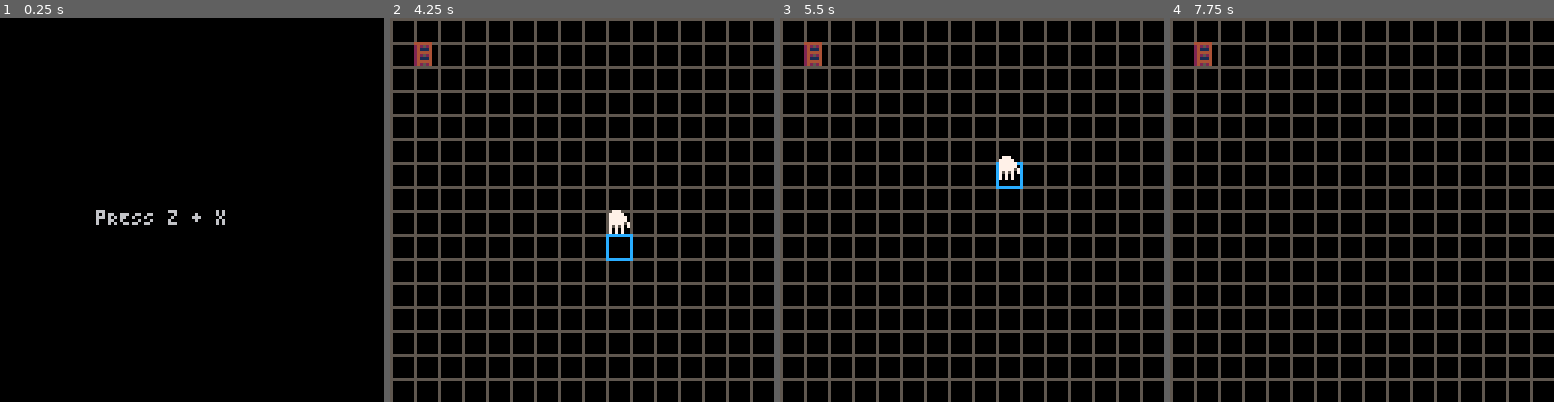
Above: before the commit, frames 1-4 (left to right).
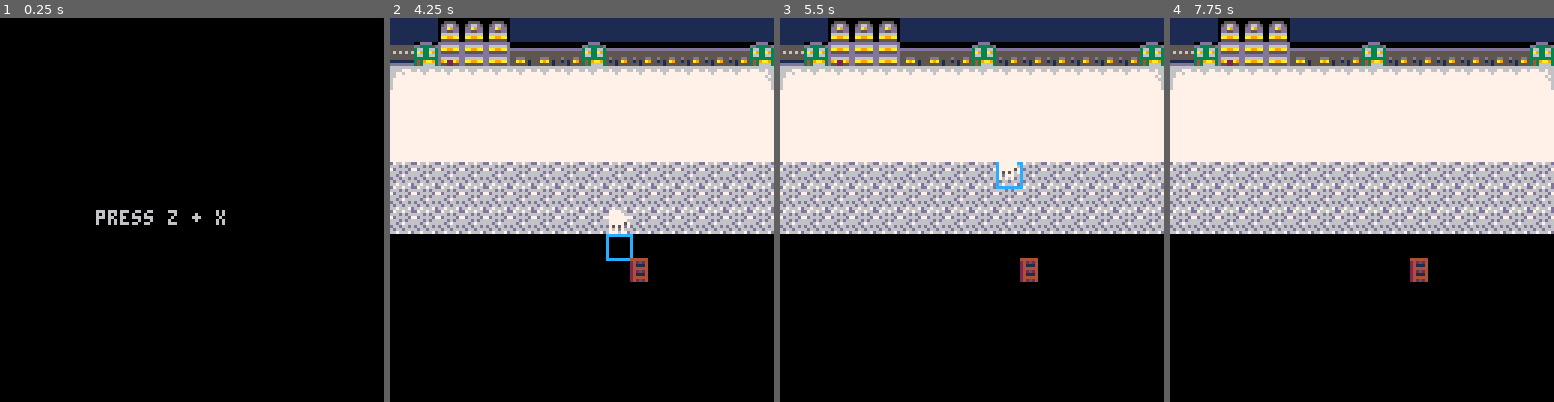
Above: after the commit, the same moments.

Repository: PabloReszczynski/GGJ2019
Game: PICO-8 cartridge ggj19.p8
Two runs of this game, one before a commit and one after it. Both use one fixed random seed, a clock stepped at 60 frames per second and the inputs below.
Inputs:
- Up to frame 1 (0.25 s): no input
- Up to frame 2 (4.25 s): tap X (X key) at 0.33, 1.07, 1.85, 2.97, 4.08 s; tap O (Z key) at 0.7, 1.7, 2.1, 2.5, 2.9, 3.3, 3.7, 4.1 s; hold Right 1.6-2.1 s; hold Up 2.15-2.42 s; hold Right 2.47-3.03 s; hold Left 3.08-3.58 s; hold Down 3.63-3.97 s; hold Right from 4.02 s (still down)
- Up to frame 3 (5.5 s): tap O (Z key) at 4.5, 4.9, 5.3 s; release Right at 4.68 s; hold Up 4.73-5.03 s; hold Left from 5.08 s (still down); tap X (X key) at 5.2 s
- Up to frame 4 (7.75 s): release Left at 5.68 s; tap O (Z key) every 0.4 s from 5.7 to 7.7 s; hold Down 5.73-6.03 s; hold Right 6.08-6.58 s; tap X (X key) at 6.32, 7.43 s; hold Right 6.63-7.13 s; hold Up 7.18-7.45 s; hold Right from 7.5 s (still down)

The runs differ from the first frame. In frame 1, 0.2% of the frame differs, in the area x 28-40%, y 50-54%; in frame 2, 65%; in frame 3, 65%; in frame 4, 66%, in the area x 0-100%, y 0-100%.

Commit message:
refactor

Diff:
--- a/ggj19.p8
+++ b/ggj19.p8
@@ -30,7 +30,7 @@
 
 local global_state
 
-function Player()
+function player()
  local player = {
   x = 64,
   y = 64,
@@ -61,7 +61,7 @@
  return player
 end
 
-function Inventory()
+function inventory()
  local inventory = {
   x = 40,
   x_end = 88,
@@ -69,10 +69,10 @@
   y_end = 128,
   visible = false,
   slots = {
-    InventorySlot(6, 14),
-    InventorySlot(7, 14),
-    InventorySlot(8, 14),
-    InventorySlot(9, 14),
+    inventoryslot(6, 14),
+    inventoryslot(7, 14),
+    inventoryslot(8, 14),
+    inventoryslot(9, 14),
   },
  }
 
@@ -95,7 +95,7 @@
  return inventory
 end
 
-function InventorySlot(x, y)
+function inventoryslot(x, y)
  local slot = {
   object = nil,
   x = x * 8,
@@ -124,7 +124,7 @@
  return slot
 end
 
-function DummyObject(x, y)
+function dummyobject(x, y)
  local dummy_object = {
   x = snap(x),
   y = snap(y),
@@ -161,7 +161,7 @@
  return dummy_object
 end
 
-function Cursor()
+function cursor()
  local cursor = {
   x = 0,
   y = 0,
@@ -207,7 +207,7 @@
 
  function state:draw()
   cls()
-  print("pRESS z + x", 32, 64)
+  print("press z + x", 32, 64)
  end
 
  return state
@@ -215,10 +215,10 @@
 
 function main_screen()
  local state = {
-  player = Player(),
-  cursor = Cursor(),
-  inventory = Inventory(),
-  dummy = DummyObject(10, 10)
+  player = player(),
+  cursor = cursor(),
+  inventory = inventory(),
+  dummy = dummyobject(10 * 8, 10 * 8)
  }
 
  function state:handle_input()
@@ -233,14 +233,13 @@
 
  function state:draw()
   cls() -- clears the screen
-  draw_grid()
+  map(0,0,0,0,16,16)
+  --draw_grid()
   self.inventory:draw()
   self.cursor:draw()
   self.player:draw()
   if not(self.dummy.inventory) then
     self.dummy:draw()
-  else
-    rectfill(0,0,10,10,cl_blue)
   end
  end
 
@@ -318,15 +317,15 @@
 444444446d66d6666d6d666d77777777777777767777777707575700111111115151151500000000000000000000000000000000000000000000000000000000
 400000006676667d6666dd7677777777777777767777777700000000dddddddd5155555500000000000000000000000000000000000000000000000000000000
 __map__
-0000000000005152535455565758000000000000000000000000000000000000000000000000000000000000000000000000000000000000000000000000000000000000000000000000000000000000000000000000000000000000000000000000000000000000000000000000000000000000000000000000000000000000
-0001020304050607080708060708000000000000000000000000000000000000000000000000000000000000000000000000000000000000000000000000000000000000000000000000000000000000000000000000000000000000000000000000000000000000000000000000000000000000000000000000000000000000
-0011121314151617181718161718060708000000000000000000000000000000000000000000000000000000000000000000000000000000000000000000000000000000000000000000000000000000000000000000000000000000000000000000000000000000000000000000000000000000000000000000000000000000
-0021222324252627282728262728161718000000000000000000000000000000000000000000000000000000000000000000000000000000000000000000000000000000000000000000000000000000000000000000000000000000000000000000000000000000000000000000000000000000000000000000000000000000
-0031323334353637383738363738262728000000000000000000000000000000000000000000000000000000000000000000000000000000000000000000000000000000000000000000000000000000000000000000000000000000000000000000000000000000000000000000000000000000000000000000000000000000
-0041424344010203040102030405060708000000000000000000000000000000000000000000000000000000000000000000000000000000000000000000000000000000000000000000000000000000000000000000000000000000000000000000000000000000000000000000000000000000000000000000000000000000
-0051525354111213141112131415161718000000000000000000000000000000000000000000000000000000000000000000000000000000000000000000000000000000000000000000000000000000000000000000000000000000000000000000000000000000000000000000000000000000000000000000000000000000
-0061626364212223242122232425262728000000000000000000000000000000000000000000000000000000000000000000000000000000000000000000000000000000000000000000000000000000000000000000000000000000000000000000000000000000000000000000000000000000000000000000000000000000
-0071727374313233343132333435363738000000000000000000000000000000000000000000000000000000000000000000000000000000000000000000000000000000000000000000000000000000000000000000000000000000000000000000000000000000000000000000000000000000000000000000000000000000
+0707060606070707070707070707070700000000000000000000000000000000000000000000000000000000000000000000000000000000000000000000000000000000000000000000000000000000000000000000000000000000000000000000000000000000000000000000000000000000000000000000000000000000
+2708161717282818081818181818180800000000000000000000000000000000000000000000000000000000000000000000000000000000000000000000000000000000000000000000000000000000000000000000000000000000000000000000000000000000000000000000000000000000000000000000000000000000
+2324242424242424242424242424243408000000000000000000000000000000000000000000000000000000000000000000000000000000000000000000000000000000000000000000000000000000000000000000000000000000000000000000000000000000000000000000000000000000000000000000000000000000
+2525252525252525252525252525252518000000000000000000000000000000000000000000000000000000000000000000000000000000000000000000000000000000000000000000000000000000000000000000000000000000000000000000000000000000000000000000000000000000000000000000000000000000
+2525252525252525252525252525252528000000000000000000000000000000000000000000000000000000000000000000000000000000000000000000000000000000000000000000000000000000000000000000000000000000000000000000000000000000000000000000000000000000000000000000000000000000
+2525252525252525252525252525252508000000000000000000000000000000000000000000000000000000000000000000000000000000000000000000000000000000000000000000000000000000000000000000000000000000000000000000000000000000000000000000000000000000000000000000000000000000
+3131313131313131313131313131313118000000000000000000000000000000000000000000000000000000000000000000000000000000000000000000000000000000000000000000000000000000000000000000000000000000000000000000000000000000000000000000000000000000000000000000000000000000
+3131313131313131313131313131313128000000000000000000000000000000000000000000000000000000000000000000000000000000000000000000000000000000000000000000000000000000000000000000000000000000000000000000000000000000000000000000000000000000000000000000000000000000
+3131313131313131313131313131313138000000000000000000000000000000000000000000000000000000000000000000000000000000000000000000000000000000000000000000000000000000000000000000000000000000000000000000000000000000000000000000000000000000000000000000000000000000
 0000000000414243444142434445464748000000000000000000000000000000000000000000000000000000000000000000000000000000000000000000000000000000000000000000000000000000000000000000000000000000000000000000000000000000000000000000000000000000000000000000000000000000
 0000000000515253545152535455565758000000000000000000000000000000000000000000000000000000000000000000000000000000000000000000000000000000000000000000000000000000000000000000000000000000000000000000000000000000000000000000000000000000000000000000000000000000
 0000000000616263646162636465666768000000000000000000000000000000000000000000000000000000000000000000000000000000000000000000000000000000000000000000000000000000000000000000000000000000000000000000000000000000000000000000000000000000000000000000000000000000
